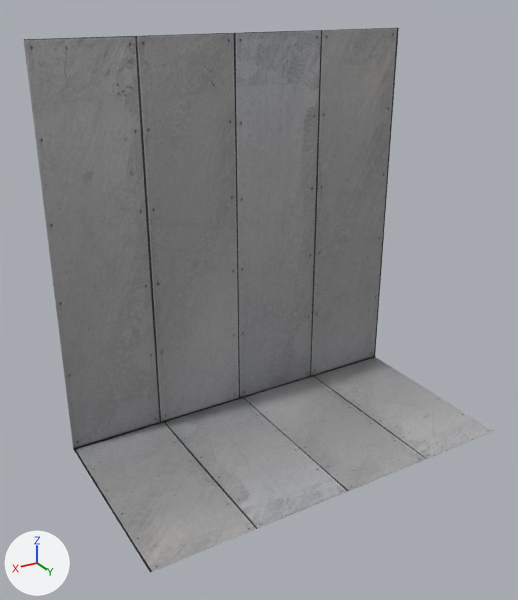
A saved change to the Blender file Assets/BlenderModels/factory/wall/inset/wall_inset.blend.
Camera for both pictures: a camera (50 mm lens) standing at (13.4, 16.3, 15.3) and looking at (1.3, -3.9, 5.3). Lighting does not change. The marker at lower left points along +X, +Y and +Z.

Script lines for the objects in view, before the commit:
```python
me_plane = bpy.data.meshes.new('Plane')
me_plane.from_pydata(...)  # 6 vertices, 2 faces; spans x -7.5..7.5, y -7.5..0.0, z -1.0..14.0
me_plane.materials.append(mat_wall_png_001)  # picture img_wall_png_001
ob_plane = bpy.data.objects.new('Plane', me_plane)
ob_plane.location = (0.0, 0.0, 0.0)
```
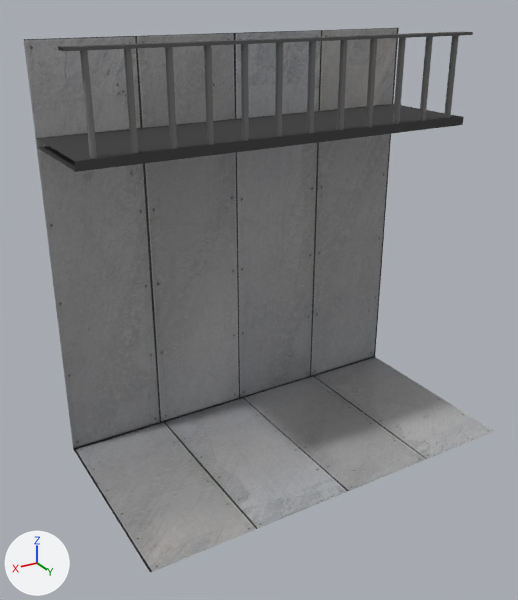
Commit message: Updated wall models

Boxes (x1, y1, x2, y2) around the edits, measured in the pictures (518 x 600 px):
'platform', added: after (36, 104, 464, 172)
'railing', added: after (80, 36, 459, 158)
'railing-top', added: after (58, 32, 473, 51)

Diff of the bpy script that builds the scene:
```diff
--- a/Assets/BlenderModels/factory/wall/inset/wall_inset.blend.py
+++ b/Assets/BlenderModels/factory/wall/inset/wall_inset.blend.py
@@ mat_material_002 @@
+mat_material_002 = diffuse_material('Material.002')
+mat_material_002.base_color = (0.124, 0.124, 0.124)  # dark grey #636363
@@ mat_material_004 @@
+mat_material_004 = diffuse_material('Material.004')
+mat_material_004.base_color = (0.196, 0.196, 0.196)  # grey #7a7a7a
@@ mat_material_001 @@
+mat_material_001 = diffuse_material('Material.001')
+mat_material_001.base_color = (0.07, 0.07, 0.07)  # dark grey #4b4b4b
@@ me_cube_007 @@
+me_cube_007.from_pydata([(-1.0, 0.78, 1.0), (-1.0, 1.0, 1.0), (1.0, 1.0, 1.0), (1.0, 0.78, 1.0), (1.0, 0.78, 0.93), (-1.0, 0.78, 0.93), (1.0, 1.0, 0.93), (-1.0, 1.0, 0.93)], [], [(6, 4, 5, 7), (5, 4, 3, 0), (2, 1, 0, 3), (6, 7, 1, 2)])
+me_cube_007.materials.append(mat_material_002)  # dark grey #636363
@@ me_cube_005 @@
+me_cube_005.from_pydata(...)  # 288 vertices, 192 faces; spans x -0.93..0.93, y 0.83..0.94, z -4.33..-2.4
+me_cube_005.materials.append(mat_material_004)  # grey #7a7a7a
@@ me_cube_006 @@
+me_cube_006.from_pydata([(-1.0, -1.0, -1.0), (-1.0, 1.0, -1.0), (1.0, -1.0, -1.0), (1.0, 1.0, -1.0), (-1.0, 1.0, -1.2), (-1.0, -1.0, -1.2), (1.0, 1.0, -1.2), (1.0, -1.0, -1.2)], [], [(5, 4, 6, 7), (1, 3, 6, 4), (0, 2, 3, 1)])
+me_cube_006.materials.append(mat_material_001)  # dark grey #4b4b4b
@@ ob_railing_top @@
+ob_railing_top = bpy.data.objects.new('railing-top', me_cube_007)
+ob_railing_top.location = (0.0, -5.5, 12.5)
+ob_railing_top.scale = (7.5, 2.0, 1.5)
@@ ob_railing @@
+ob_railing = bpy.data.objects.new('railing', me_cube_005)
+ob_railing.location = (0.0, -5.5, 17.5)
+ob_railing.scale = (7.5, 2.0, 1.5)
@@ ob_platform @@
+ob_platform = bpy.data.objects.new('platform', me_cube_006)
+ob_platform.location = (0.0, -5.5, 12.5)
+ob_platform.scale = (7.5, 2.0, 1.5)
```
